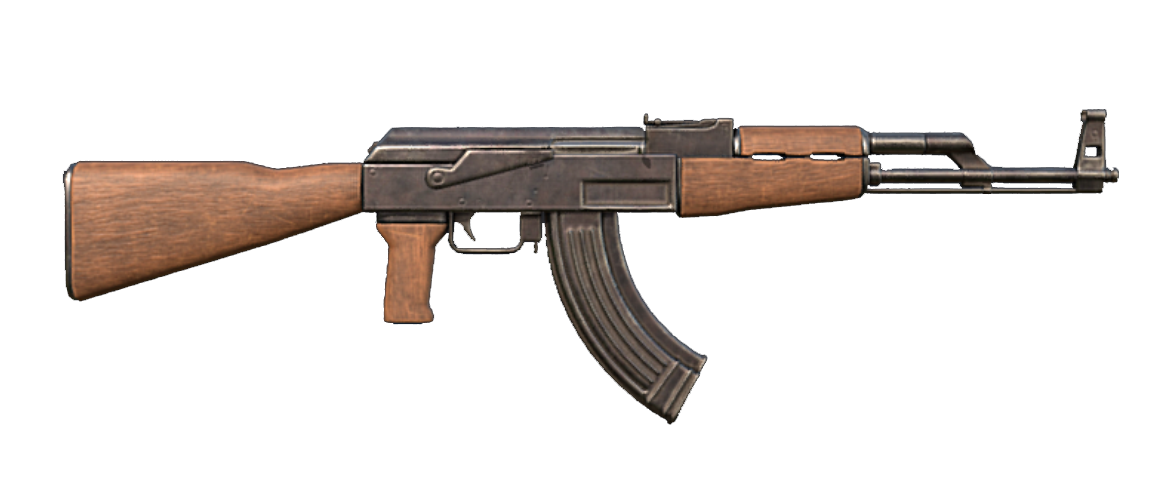
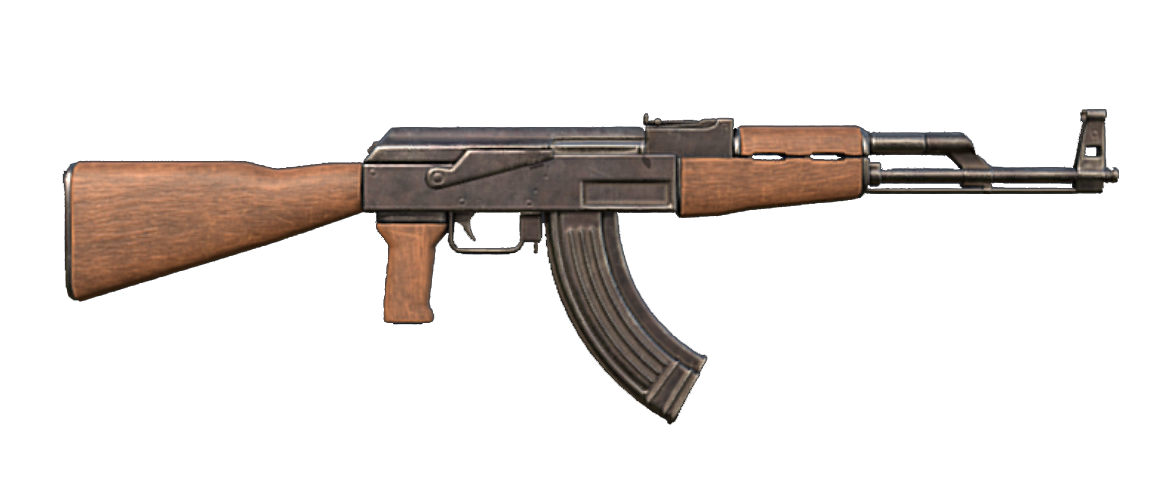
Layer changes from the first 1164×480 image to the second:
showed "without_magazine" over [62,109,1119,325]
removed layer "with_magazine copy" over [62,109,1119,325]
showed "with_magazine" over [62,109,1119,325]
